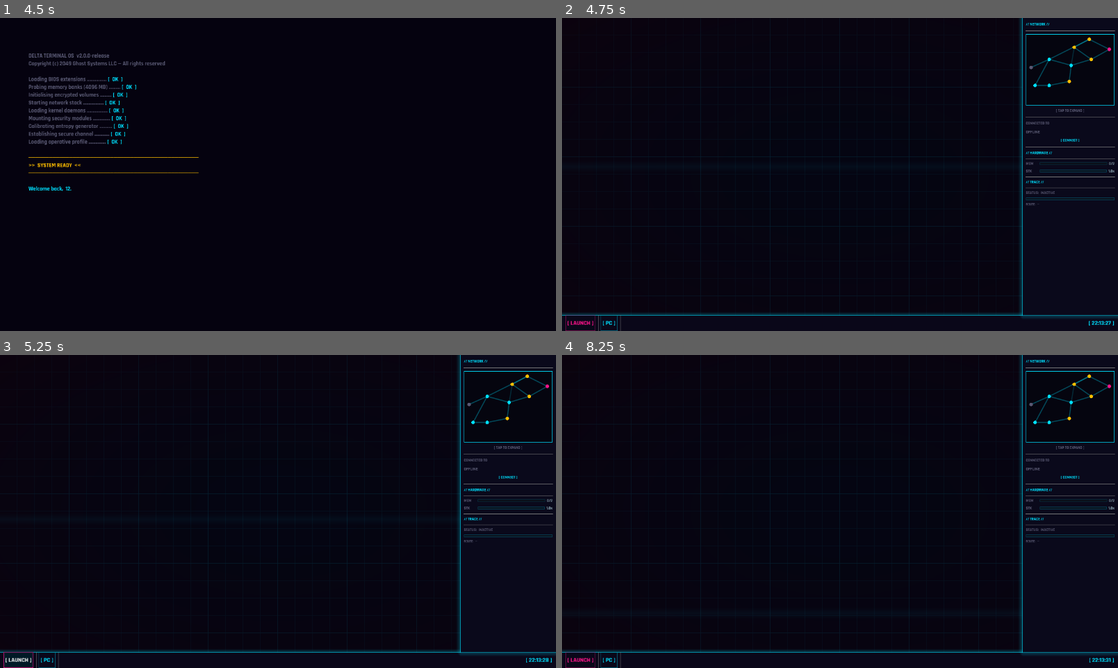
Above: before the commit, frames 1-4 (two rows, left to right).
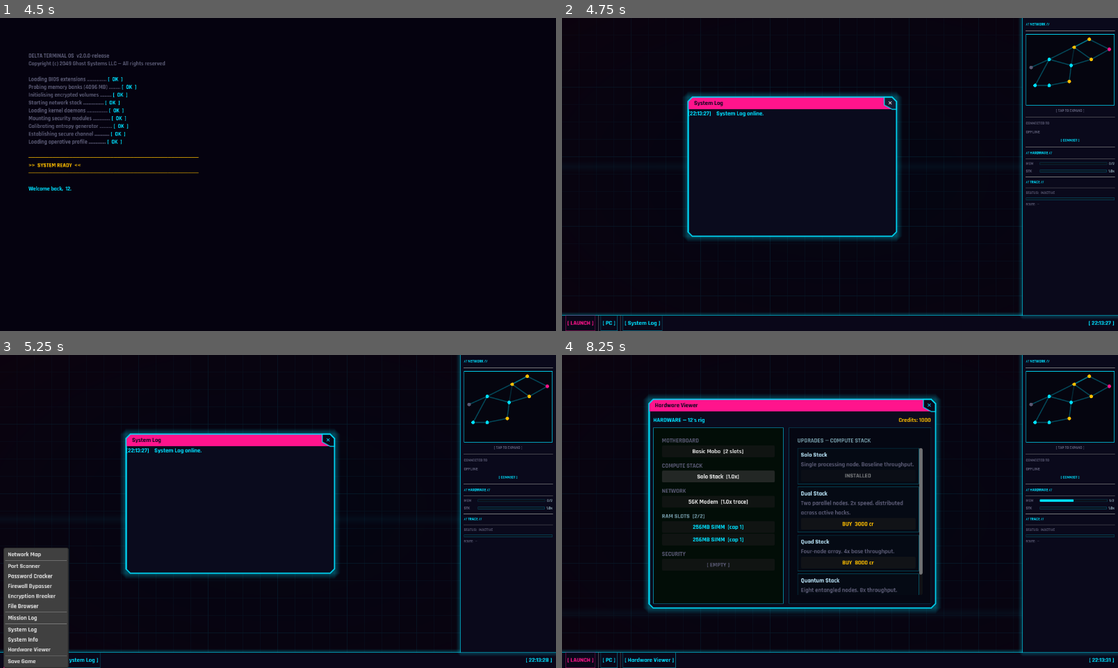
Above: after the commit, the same moments.

Repository: Sub-Xaero/Delta-Terminal-v2
Game: Godot game, scene res://scenes/main_menu.tscn
The game is run twice, just before and just after one commit, with the same random seed, the same clock (stepped at 60 frames per second) and the same inputs.
Inputs (mouse positions are in pixels of both pictures, inside the frame that each line leads up to):
- Up to frame 1 (4.5 s): click "[ NEW GAME ]" at 0.5 s; click (278, 230) at 1.27 s; type "12" at 1.35 s; click "[ CONFIRM ]" at 2 s; tap Enter at 2.75, 4.25 s; move the mouse to (400, 158) at 2.77 s; click (400, 158) at 2.92 s; tap Space at 3.5 s; drag from (166, 190) to (250, 237) at 3.52 s; move the mouse to (333, 105) at 4.27 s; click (333, 105) at 4.42 s
- Up to frame 2 (4.75 s): no input
- Up to frame 3 (5.25 s): click "[ LAUNCH ]" at 5 s
- Up to frame 4 (8.25 s): click "[ LAUNCH ]" at 5.75 s; click (890, 439) at 6.5 s, where only the run after the commit has a clickable "✕"; click "[ PC ]" at 7.25 s; click (717, 477) at 8 s, where only the run after the commit has a clickable "Solo Stack [1.0x]"

Frame 1 is identical in both runs. In frame 2, 3.6% of the frame differs, in the area x 10-61%, y 24-100%; in frame 3, 8.0%; in frame 4, 9.0%, in the area x 10-100%, y 12-100%.
Error before the commit: Parse Error: Cannot infer the type of "required" variable because the value doesn't have a set type. (res://scenes/desktop/desktop.gd:92)
Error after the commit: Trying to assign value of type 'String' to a variable of type 'Dictionary'. (res://scripts/autoloads/save_manager.gd:120)

Commit message:
Fix type inference error in _has_exe dictionary lookup

Diff:
--- a/scenes/desktop/desktop.gd
+++ b/scenes/desktop/desktop.gd
@@ -89,7 +89,7 @@
 func _has_exe(tool_name: String) -> bool:
 	if tool_name not in TOOL_EXE_REQUIREMENTS:
 		return true  # ungated tool
-	var required := TOOL_EXE_REQUIREMENTS[tool_name]
+	var required: String = TOOL_EXE_REQUIREMENTS[tool_name]
 	return required in GameManager.player_data.get("local_storage", [])
 
 
